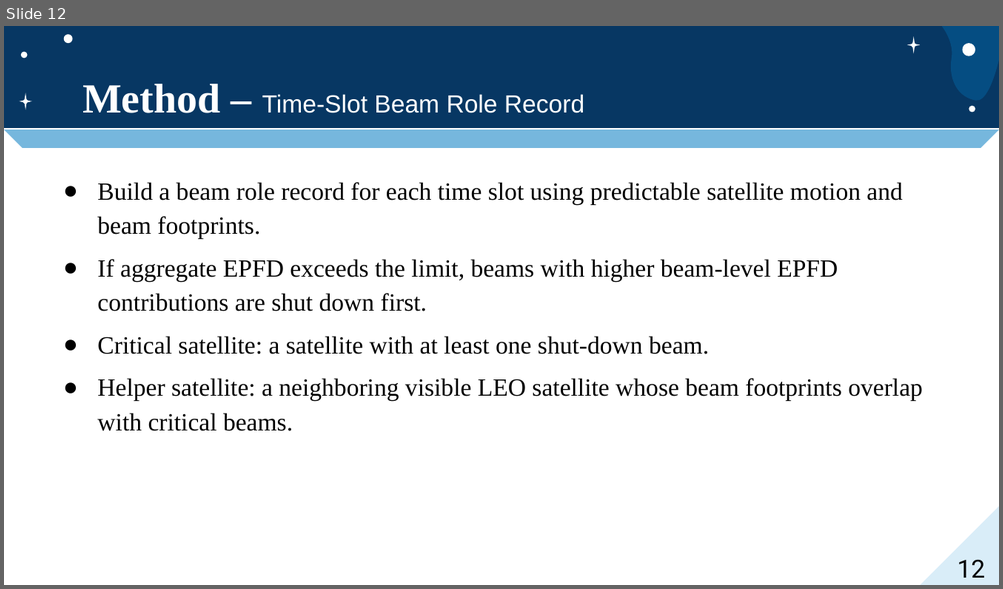
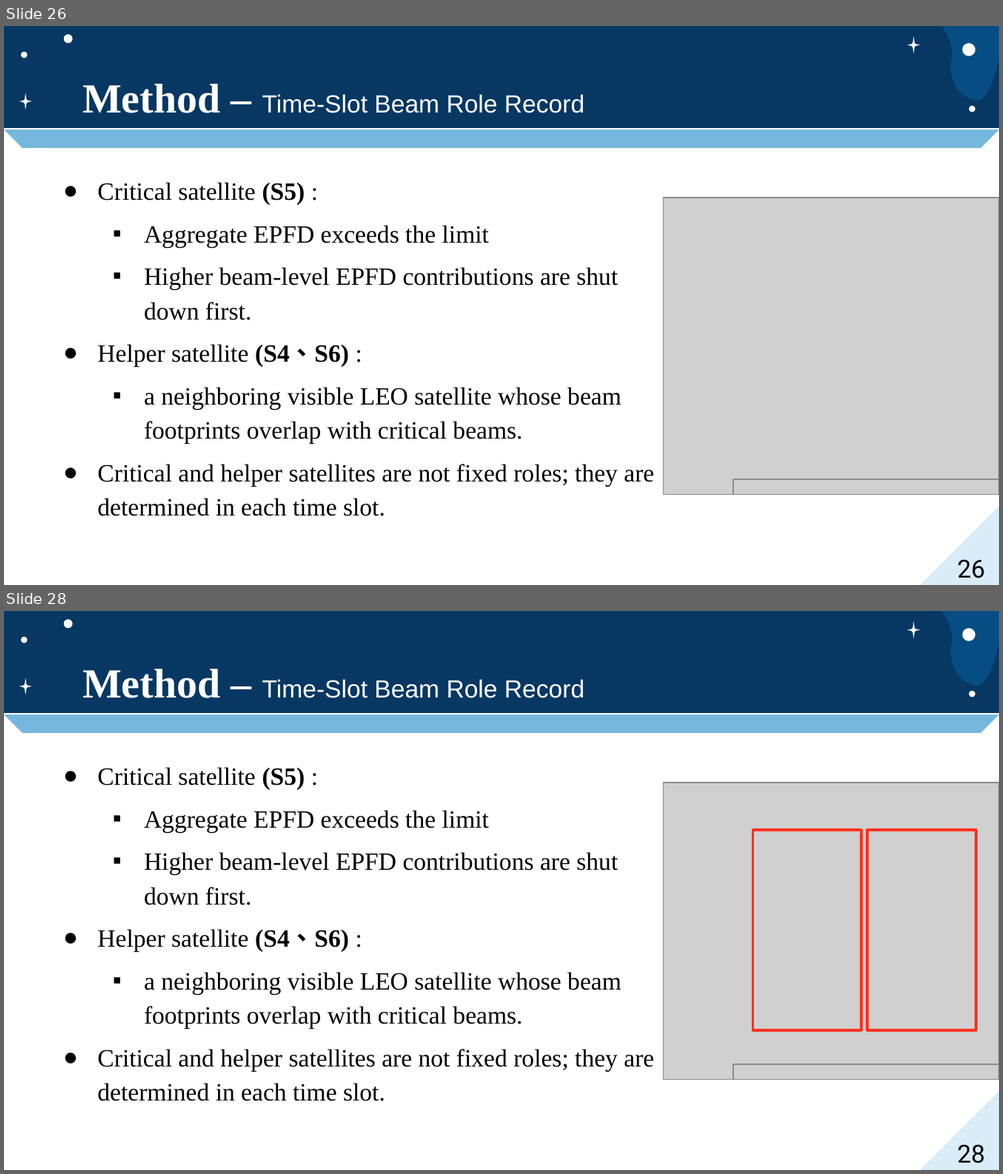
Before and after one commit to jacky9111/jacky_code, a slide deck: jacky_code/口試投影片.pptx. Shown one above the other, each under a label of ours: slide 12 before the commit, slides 26 and 28 after it; the slides between them are not shown. The pictures are 1003x589 and 1003x1174 pixels, drawn with LibreOffice and Linux fonts; fonts in the diff are those of the drawing; grey boxes stand for pictures. Boxes give left, top, right and bottom in pixels: in the first picture for what was removed or moved away, otherwise in the second. Text is boxed around its words. In the diff, an @@ line names an element or a change of style, - is before the commit and + after.

```diff
--- a/jacky_code/口試投影片.pptx
+++ b/jacky_code/口試投影片.pptx
@@ slide 28 added at (4, 611, 999, 1170), background #073763; not listed: 10 template elements that a slide beside it also shows @@
@@ title added at (82, 669, 584, 698), 18 pt, text #FFFFFF @@
+Method – Time-Slot Beam Role Record
@@ text added at (97, 767, 654, 1102), 18 pt, text #000000 @@
+● Critical satellite (S5) :
+  ▪ Aggregate EPFD exceeds the limit
+  ▪ Higher beam-level EPFD contributions are shut down first.
+● Helper satellite (S4、S6) :
+  ▪ a neighboring visible LEO satellite whose beam footprints overlap with critical beams.
+● Critical and helper satellites are not fixed roles; they are determined in each time slot.
@@ picture added at (663, 783, 999, 1080) @@
@@ rectangle added at (753, 830, 862, 1031), outline #FF3121 2 pt @@
@@ rectangle added at (868, 830, 976, 1031), outline #FF3121 2 pt @@
@@ picture added at (733, 1065, 999, 1079) @@
@@ page number added at (957, 1145, 985, 1164), 18 pt, text #000000 @@
+28
@@ what was slide 12 is now slide 26 @@
@@ slide 26 changed as well @@
@@ text at (97, 182, 654, 517): text changed @@
-● Build a beam role record for each time slot using predictable satellite motion and beam footprints.
-● If aggregate EPFD exceeds the limit, beams with higher beam-level EPFD contributions are shut down first.
-● Critical satellite: a satellite with at least one shut-down beam.
-● Helper satellite: a neighboring visible LEO satellite whose beam footprints overlap with critical beams.
+● Critical satellite (S5) :
+  ▪ Aggregate EPFD exceeds the limit
+  ▪ Higher beam-level EPFD contributions are shut down first.
+● Helper satellite (S4、S6) :
+  ▪ a neighboring visible LEO satellite whose beam footprints overlap with critical beams.
+● Critical and helper satellites are not fixed roles; they are determined in each time slot.
@@ picture added at (663, 198, 999, 495) @@
@@ picture added at (733, 480, 999, 494) @@
@@ page number at (957, 560, 985, 579): text changed @@
-12
+26
```
Also in this commit, not shown: 12 other slides changed, 35 other slides added, 42 other files.
